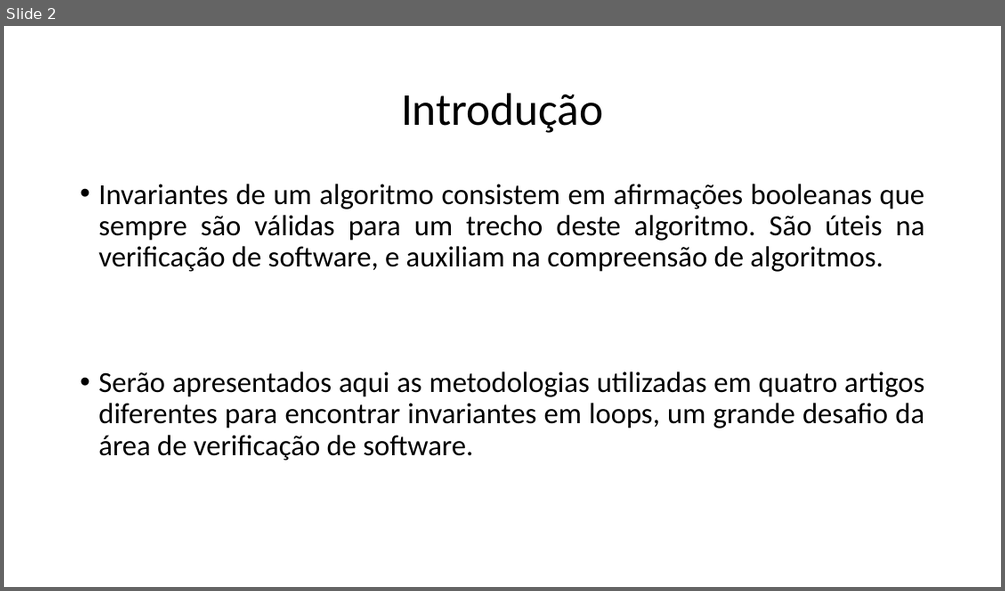
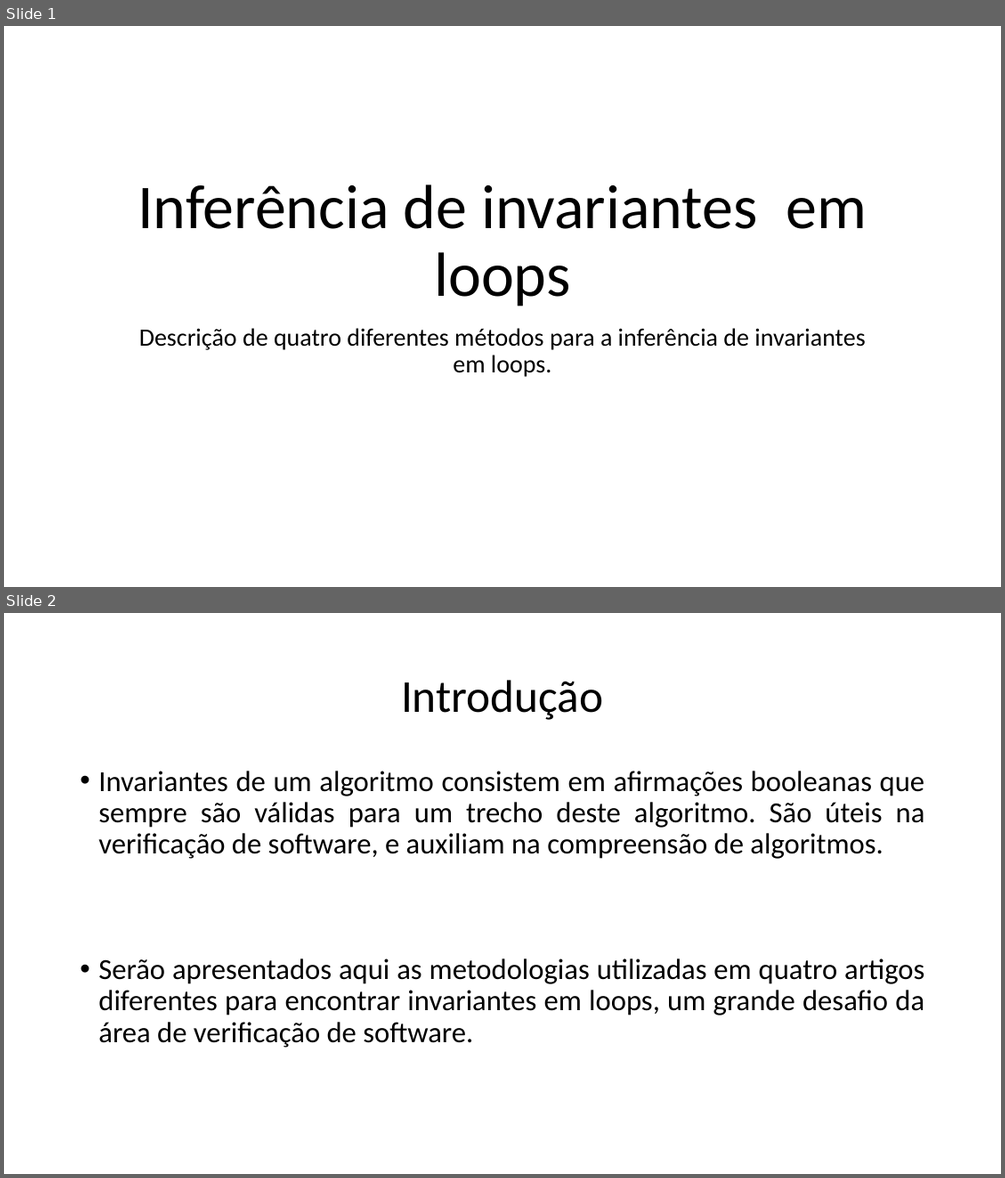
Before and after one commit to VictorDeluca/Atividades_TCC, a slide deck: Articles.pptx. Shown one above the other, each under a label of ours: slide 2 before the commit, slides 1 and 2 after it. The pictures are 1005x591 and 1005x1178 pixels, drawn with LibreOffice and Linux fonts; fonts in the diff are those of the drawing. Boxes give left, top, right and bottom in pixels: in the first picture for what was removed or moved away, otherwise in the second. Text is boxed around its words. In the diff, an @@ line names an element or a change of style, - is before the commit and + after.

```diff
--- a/Articles.pptx
+++ b/Articles.pptx
@@ slide 1 added at [4,26,1001,587], background #FFFFFF @@
@@ title added at [138,184,866,306], 60 pt, text #000000 @@
+Inferência de invariantes em loops
@@ subtitle added at [139,328,865,377], 24 pt, text #000000 @@
+Descrição de quatro diferentes métodos para a inferência de invariantes em loops.
```
Also in this commit, not shown: 1 slide changed, 7 other slides added, 1 slide removed.
